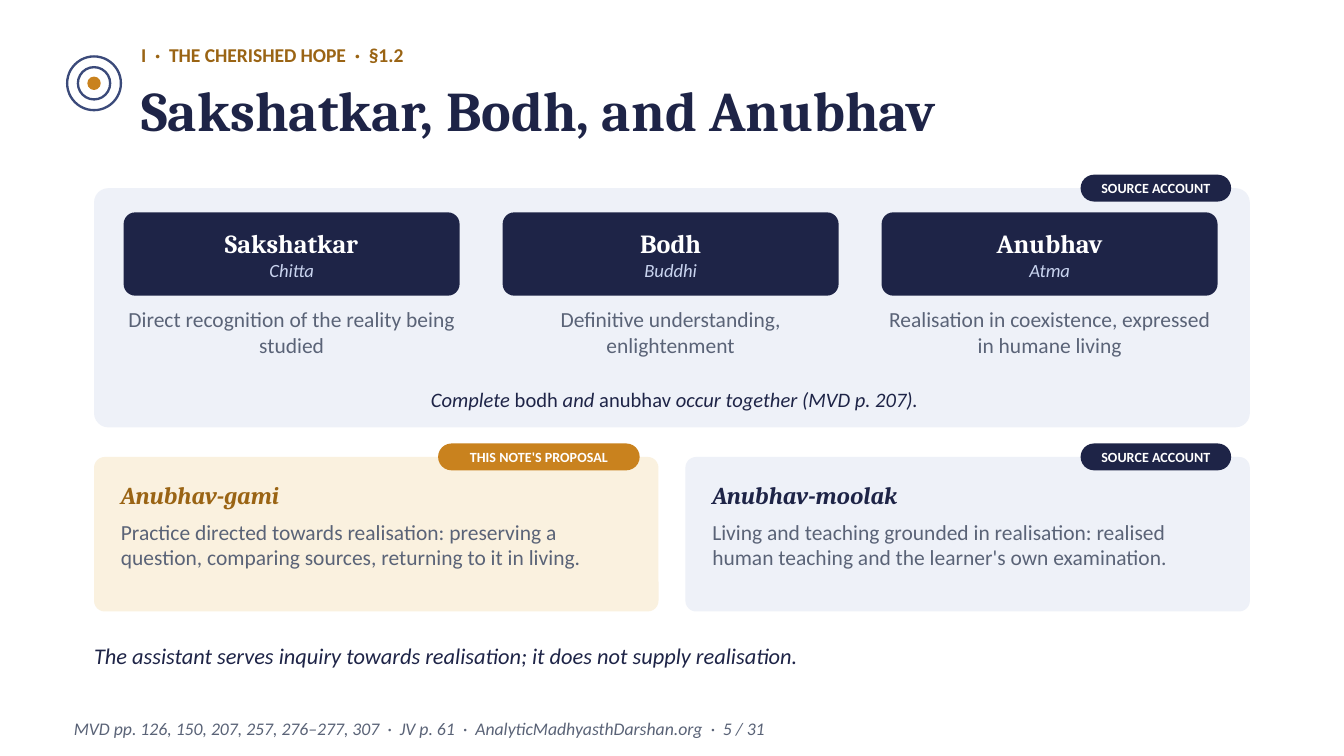
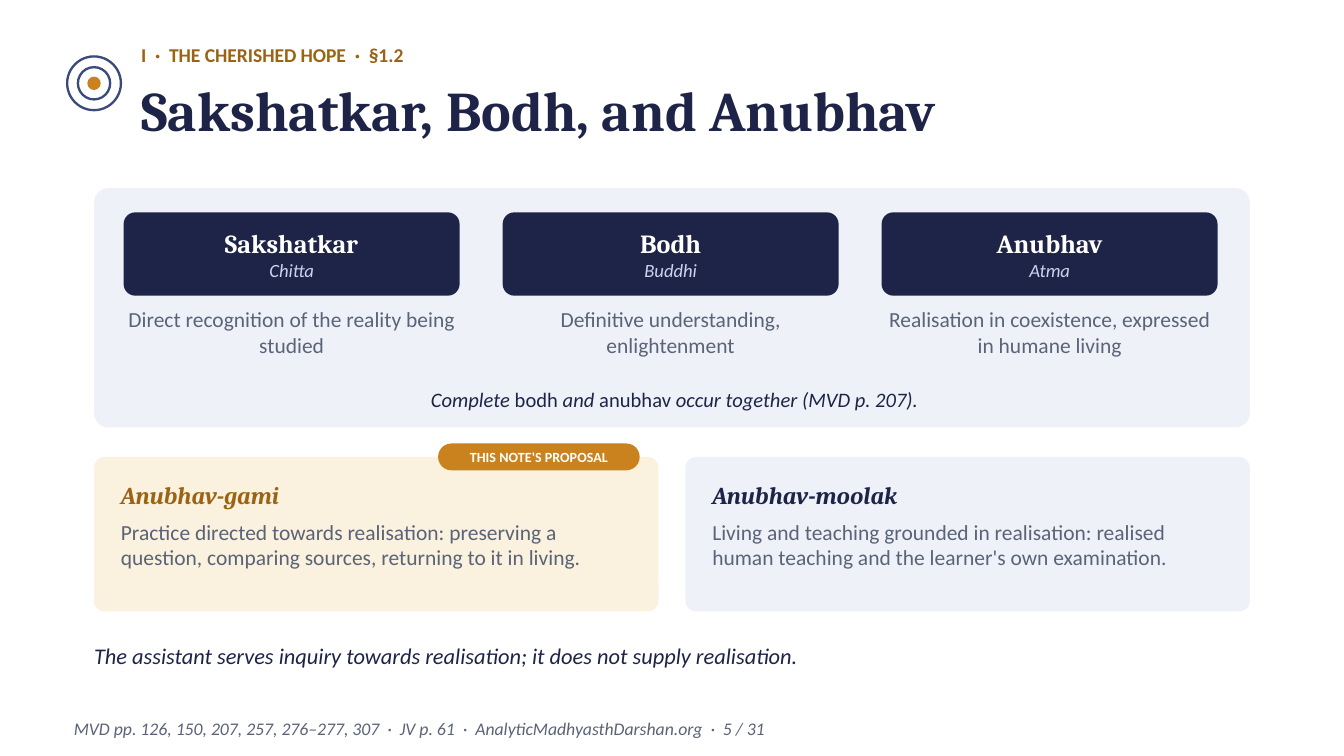
Before and after one commit to raghavamohan/AnalyticMadhyasthDarshan, a slide deck: slide 5 of Studies/Artificial-Intelligence-And-Coexistence/The-Personal-AI-Assistant-Coexistential-Perspective.pptx. Drawn at 1344x756 pixels with LibreOffice and Linux fonts; fonts in the diff are those of the drawing. Boxes give left, top, right and bottom in pixels: in the first picture for what was removed or moved away, otherwise in the second. Text is boxed around its words. In the diff, an @@ line names an element or a change of style, - is before the commit and + after.

```diff
--- a/Studies/Artificial-Intelligence-And-Coexistence/The-Personal-AI-Assistant-Coexistential-Perspective.pptx
+++ b/Studies/Artificial-Intelligence-And-Coexistence/The-Personal-AI-Assistant-Coexistential-Perspective.pptx
@@ rounded rectangle removed at [1081, 175, 1231, 202] @@
@@ text removed at [1101, 184, 1210, 193] @@
-SOURCE ACCOUNT
@@ rounded rectangle removed at [1081, 444, 1231, 470] @@
@@ text removed at [1101, 453, 1210, 462] @@
-SOURCE ACCOUNT
```
Also in this commit, not shown: 12 other slides changed, 2 other files.
